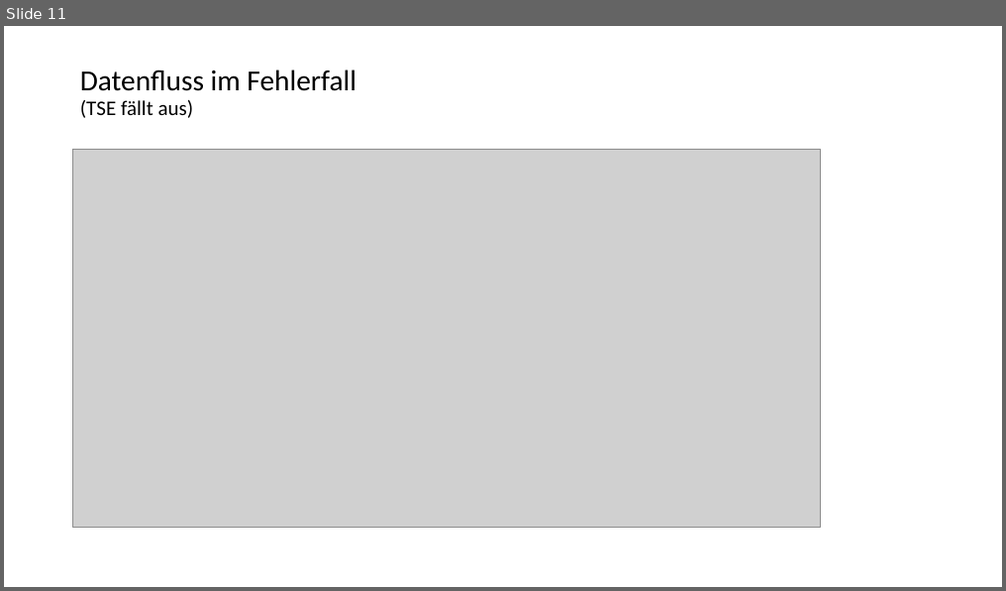
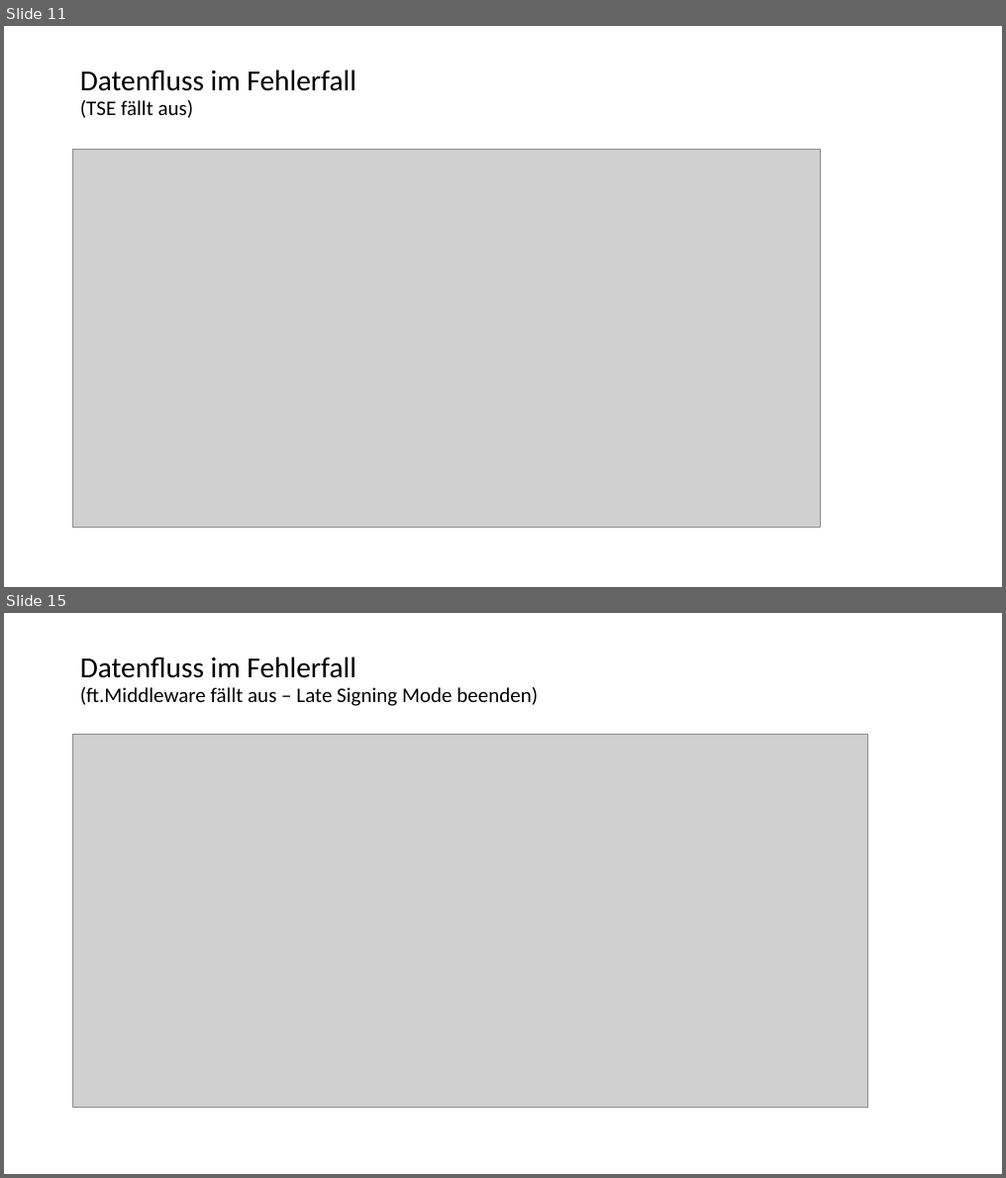
Before and after one commit to fiskaltrust/productdescription-de-doc, a slide deck: for-poscreators/presentation/onboarding_de.pptx. Shown one above the other, each under a label of ours: slide 11 before the commit, slides 11 and 15 after it; the slides between them are not shown. The pictures are 1006x591 and 1006x1178 pixels, drawn with LibreOffice and Linux fonts; fonts in the diff are those of the drawing; grey boxes stand for pictures. Boxes give left, top, right and bottom in pixels: in the first picture for what was removed or moved away, otherwise in the second. Text is boxed around its words. In the diff, an @@ line names an element or a change of style, - is before the commit and + after.

```diff
--- a/for-poscreators/presentation/onboarding_de.pptx
+++ b/for-poscreators/presentation/onboarding_de.pptx
@@ slide 15 added at box(4, 613, 1002, 1174), background #FFFFFF @@
@@ title added at box(80, 657, 538, 706), 20 pt, text #000000 @@
+Datenfluss im Fehlerfall
+(ft.Middleware fällt aus – Late Signing Mode beenden)
@@ picture added at box(73, 734, 868, 1108) @@
```
Also in this commit, not shown: 2 slides changed, 1 other slide added, 11 other files.
